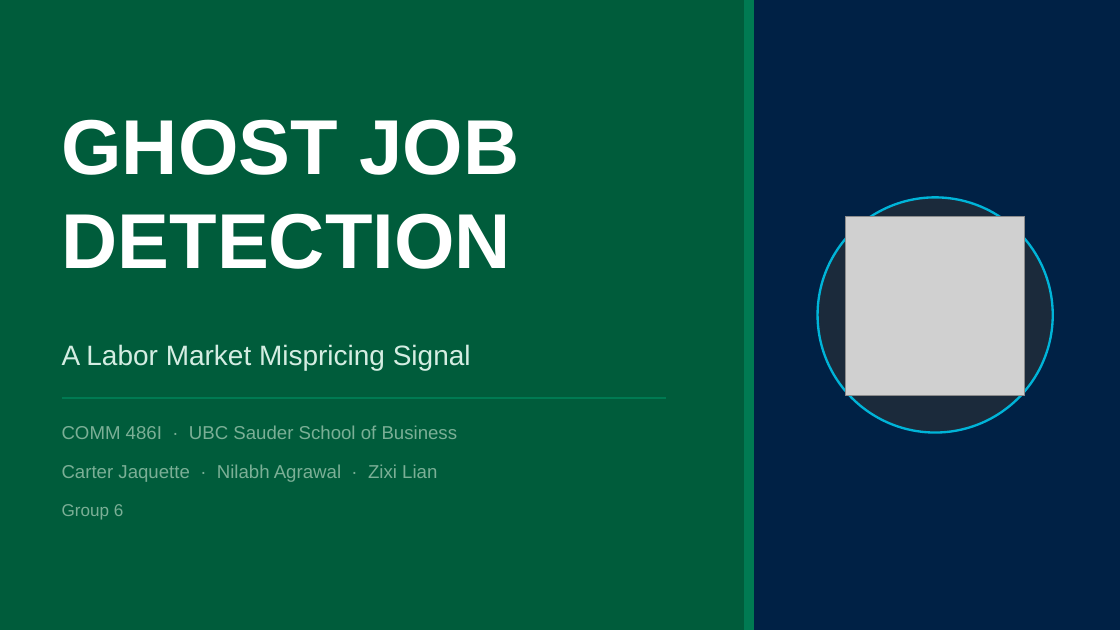
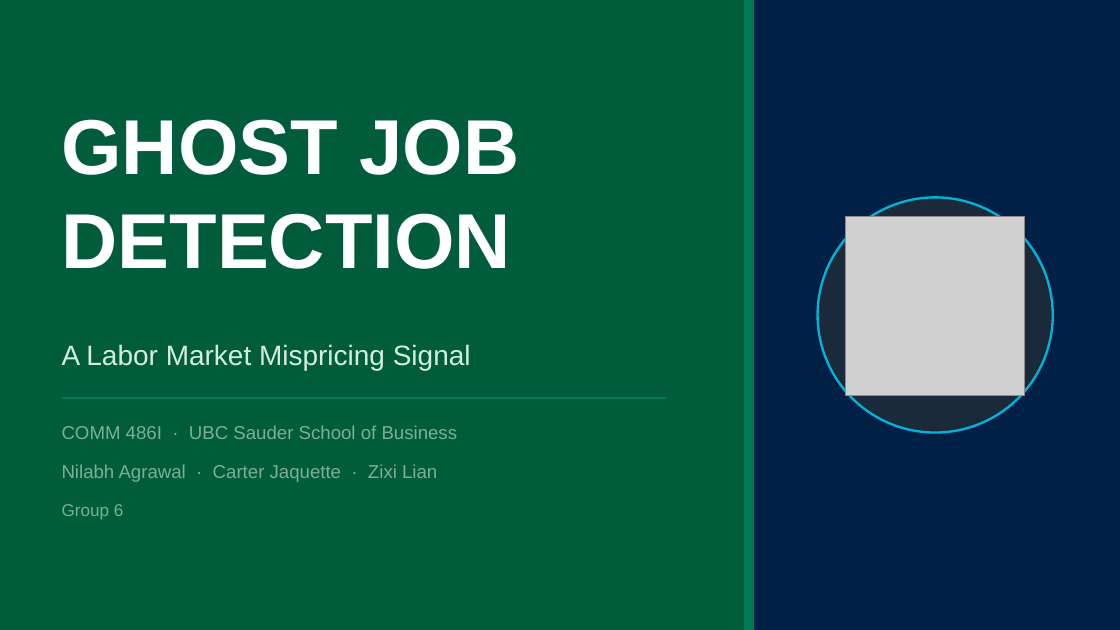
Before and after one commit to NickkkLian/Ghost-Job-Detection-Financial-Signal, a slide deck: slide 1 of Ghost_Job_Final_Presentation.pptx. Drawn at 1120x630 pixels with LibreOffice and Linux fonts; fonts in the diff are those of the drawing; grey boxes stand for pictures. Boxes give left, top, right and bottom in pixels: in the first picture for what was removed or moved away, otherwise in the second. Text is boxed around its words. In the diff, an @@ line names an element or a change of style, - is before the commit and + after.

```diff
--- a/Ghost_Job_Final_Presentation.pptx
+++ b/Ghost_Job_Final_Presentation.pptx
@@ text at <box>62,464,437,482</box>: text changed @@
-Carter Jaquette · Nilabh Agrawal · Zixi Lian
+Nilabh Agrawal · Carter Jaquette · Zixi Lian
```
Also in this commit, not shown: 1 other file.
